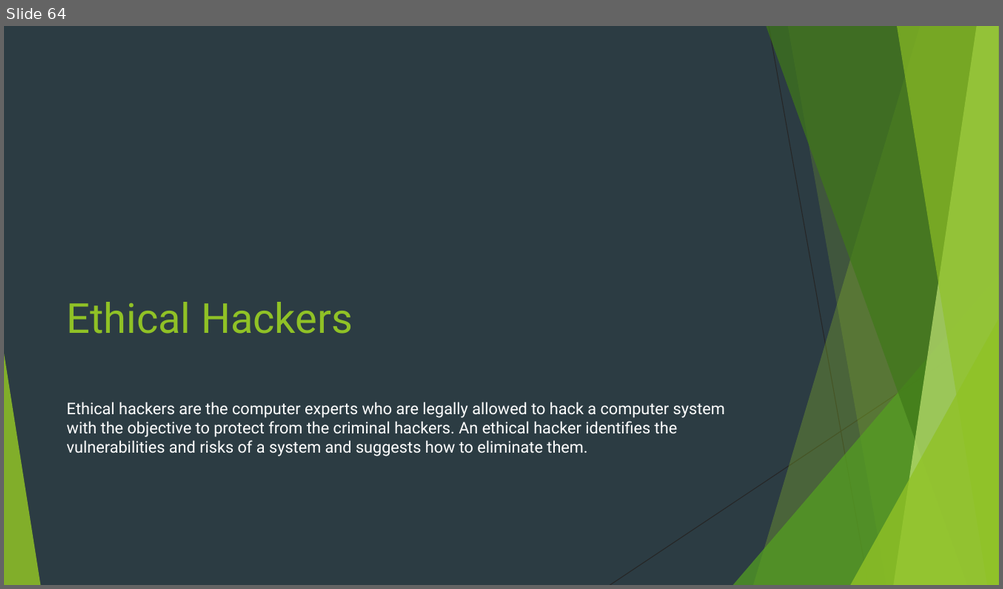
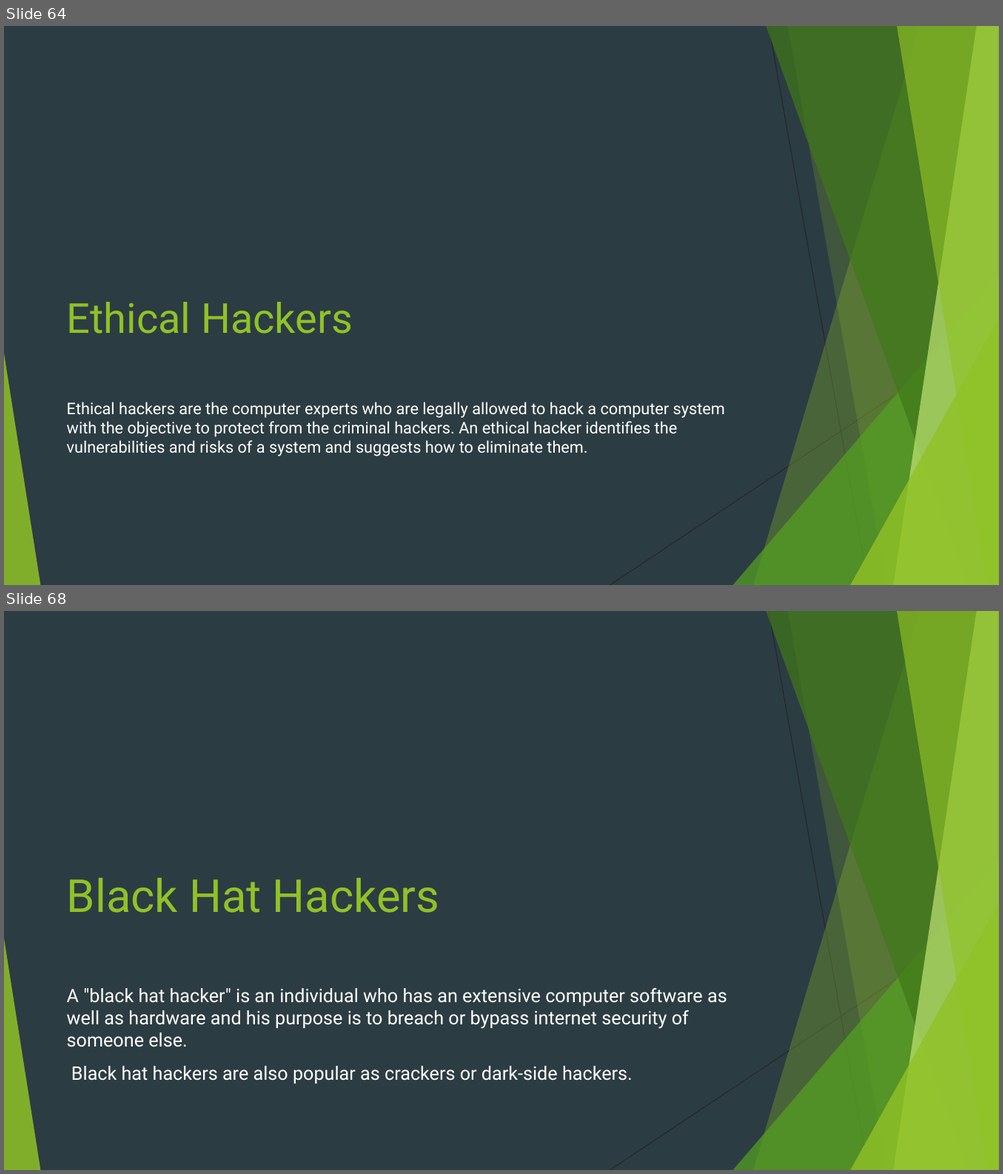
Before and after one commit to Navo26/SecurityTesting, a slide deck: PENETRATION TESTING.pptx. Shown one above the other, each under a label of ours: slide 64 before the commit, slides 64 and 68 after it; the slides between them are not shown. The pictures are 1003x589 and 1003x1174 pixels, drawn with LibreOffice and Linux fonts; fonts in the diff are those of the drawing. Boxes give left, top, right and bottom in pixels: in the first picture for what was removed or moved away, otherwise in the second. Text is boxed around its words. In the diff, an @@ line names an element or a change of style, - is before the commit and + after.

```diff
--- a/PENETRATION TESTING.pptx
+++ b/PENETRATION TESTING.pptx
@@ slide 68 added at (4, 611, 999, 1170), background #2C3C43; not listed: 10 template elements that a slide beside it also shows @@
@@ title added at (67, 878, 439, 913), 44 pt, text #90C226 @@
+Black Hat Hackers
@@ text added at (67, 988, 727, 1084), 18 pt, text #FFFFFF @@
+A "black hat hacker" is an individual who has an extensive computer software as well as hardware and his purpose is to breach or bypass internet security of someone else.
+Black hat hackers are also popular as crackers or dark-side hackers.
```
Also in this commit, not shown: 6 other slides added.
